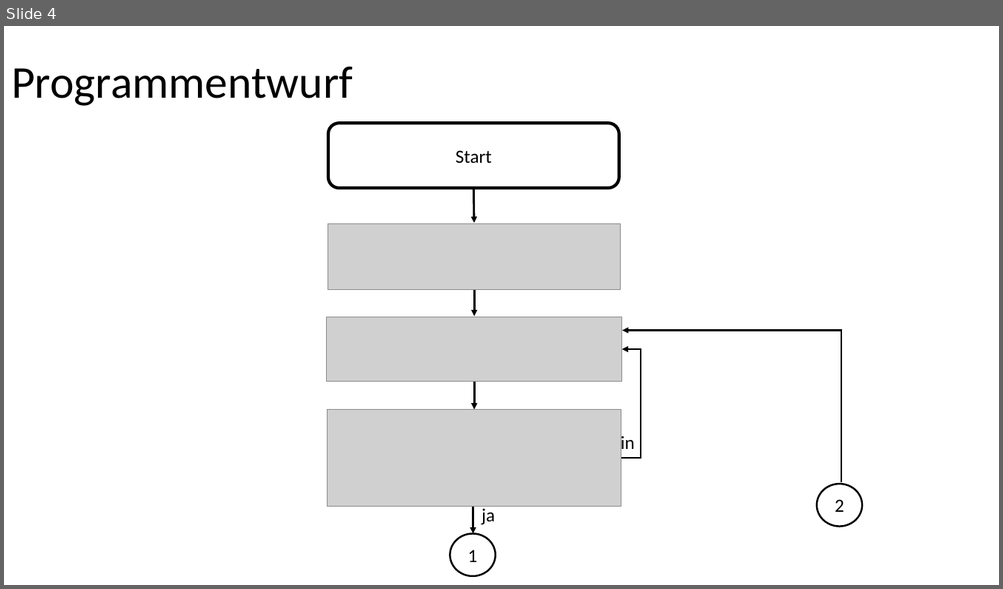
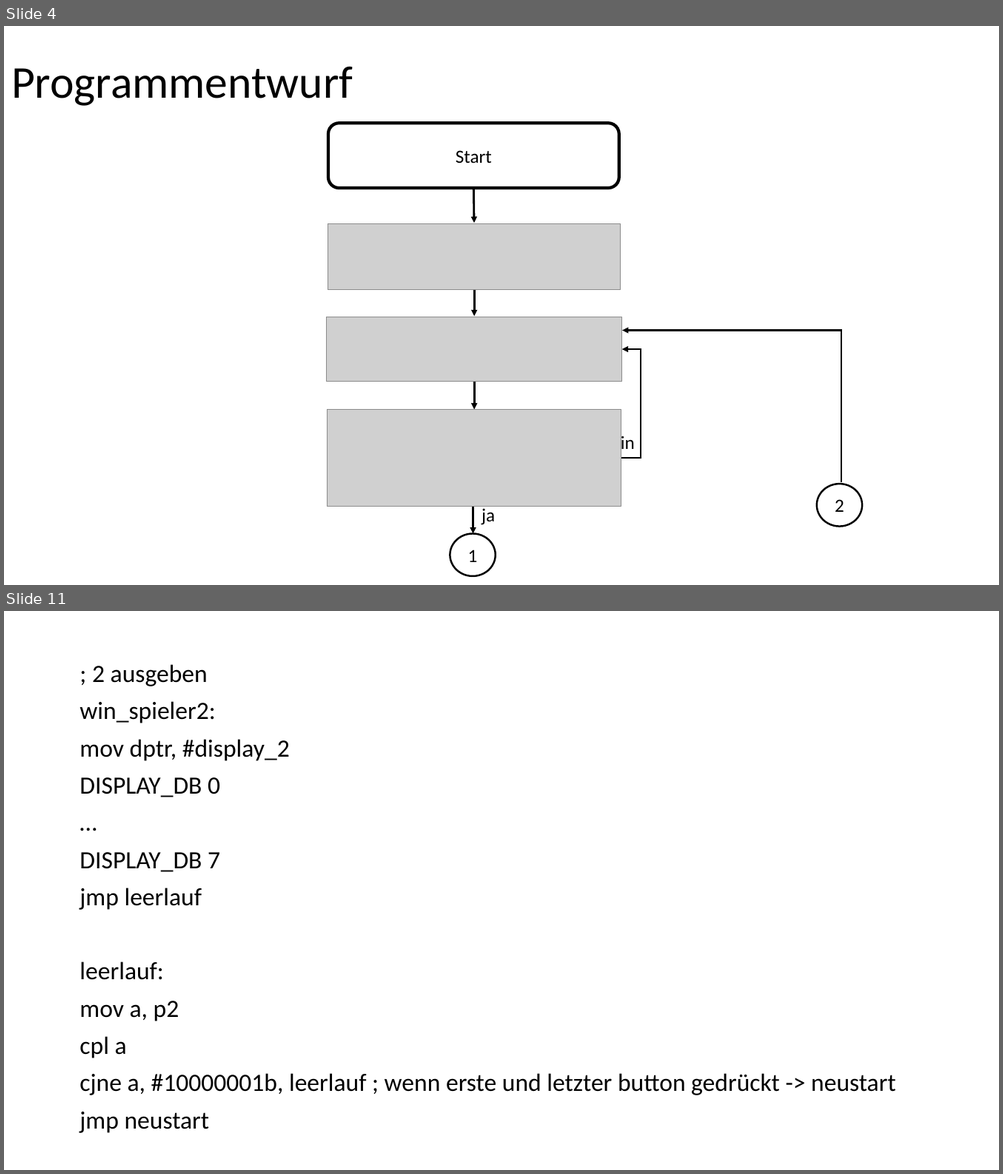
Before and after one commit to riesinger/8051-gewinnt, a slide deck: VierGewinnt.pptx. Shown one above the other, each under a label of ours: slide 4 before the commit, slides 4 and 11 after it; the slides between them are not shown. The pictures are 1003x589 and 1003x1174 pixels, drawn with LibreOffice and Linux fonts; fonts in the diff are those of the drawing; grey boxes stand for pictures. Boxes give left, top, right and bottom in pixels: in the first picture for what was removed or moved away, otherwise in the second. Text is boxed around its words. In the diff, an @@ line names an element or a change of style, - is before the commit and + after.

```diff
--- a/VierGewinnt.pptx
+++ b/VierGewinnt.pptx
@@ slide 11 added at bbox=[4, 611, 999, 1170], background #FFFFFF @@
@@ text added at bbox=[79, 664, 896, 1096], 24 pt, text #000000 @@
+; 2 ausgeben
+win_spieler2:
+mov dptr, #display_2
+DISPLAY_DB 0
+…
+DISPLAY_DB 7
+jmp leerlauf
+leerlauf:
+mov a, p2
+cpl a
+cjne a, #10000001b, leerlauf ; wenn erste und letzter button gedrückt -> neustart
+jmp neustart
```
Also in this commit, not shown: 7 slides changed, 1 slide removed.
